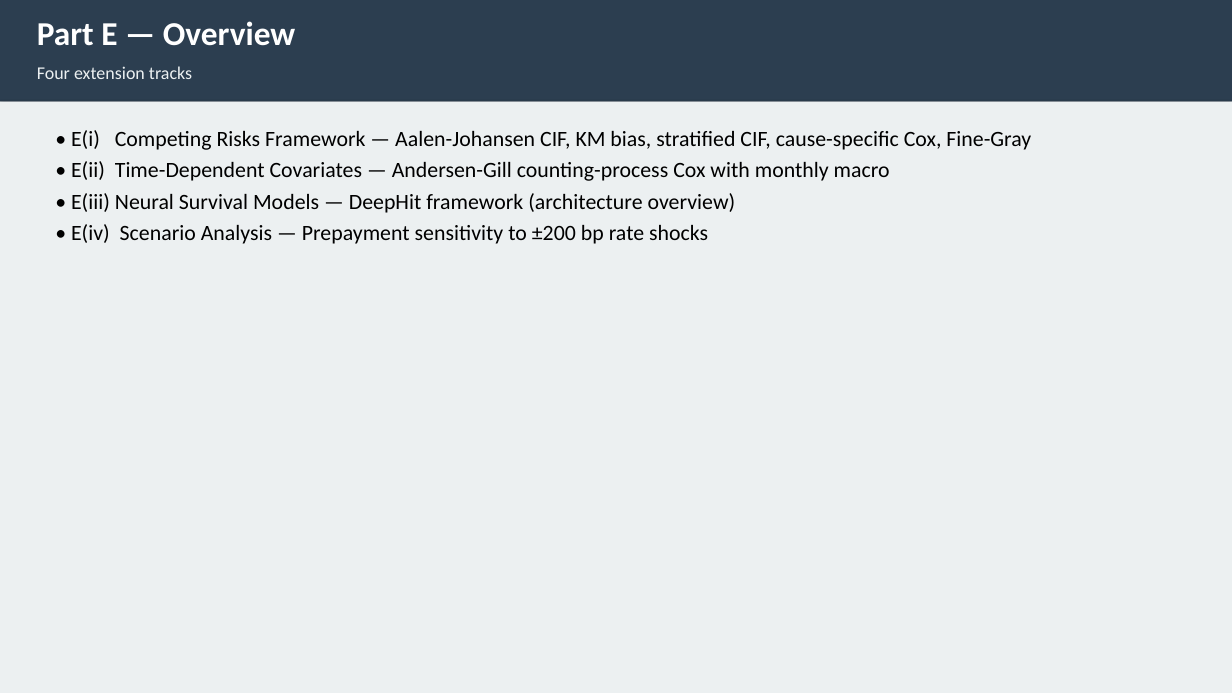
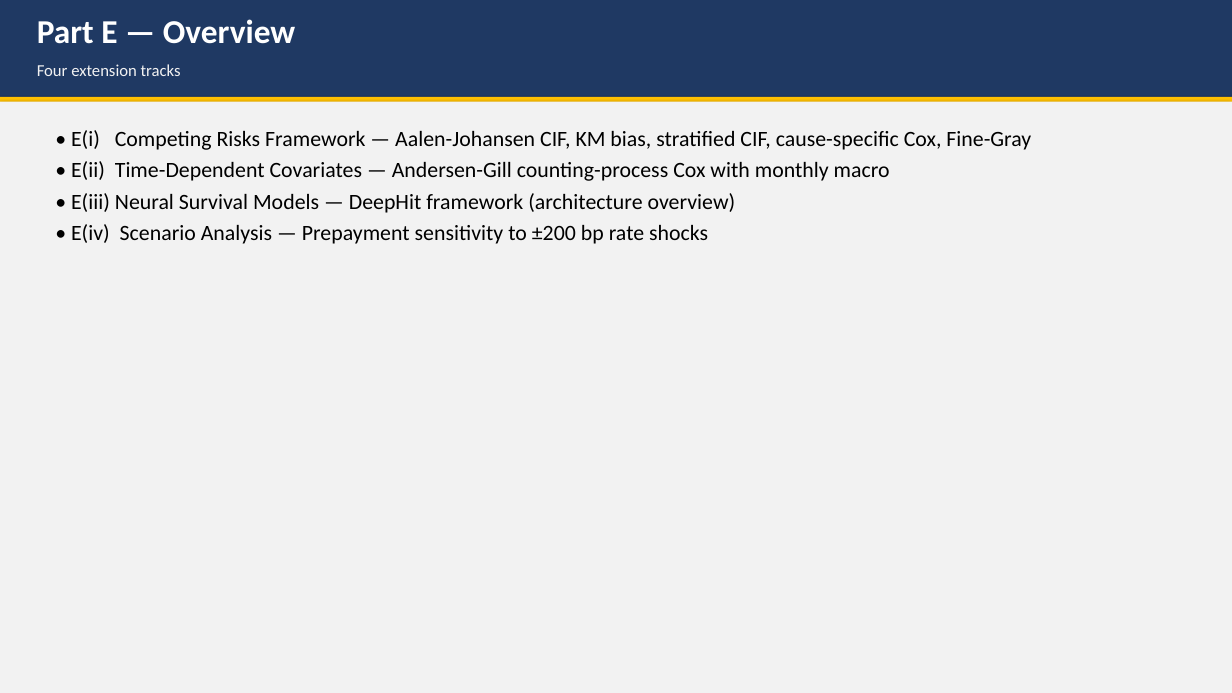
Before and after one commit to liny-r/IR-C-Assignment3, a slide deck: slide 2 of processed/PartE_Presentation.pptx. Drawn at 1232x693 pixels with LibreOffice and Linux fonts; fonts in the diff are those of the drawing. Boxes give left, top, right and bottom in pixels: in the first picture for what was removed or moved away, otherwise in the second. Text is boxed around its words. In the diff, an @@ line names an element or a change of style, - is before the commit and + after.

```diff
--- a/processed/PartE_Presentation.pptx
+++ b/processed/PartE_Presentation.pptx
@@ rectangle: place and size @@
-rectangle at <box>0,0,1232,102</box>
+rectangle at <box>0,0,1232,97</box>
@@ rectangle at <box>0,0,1232,97</box>: fill #2C3E50 to #1F3963 @@
@@ text "Four extension tracks" at <box>37,64,181,76</box>: size 14 to 13 pt, text colour #ECF0F1 to #F2F2F2 @@
@@ rectangle at <box>0,102,1232,693</box>: fill #ECF0F1 to #F2F2F2 @@
@@ rectangle added at <box>0,97,1232,104</box>, fill #FFC000 @@
```
Also in this commit, not shown: 13 other slides changed, 3 slides added, 2 slides removed, 3 other files.
